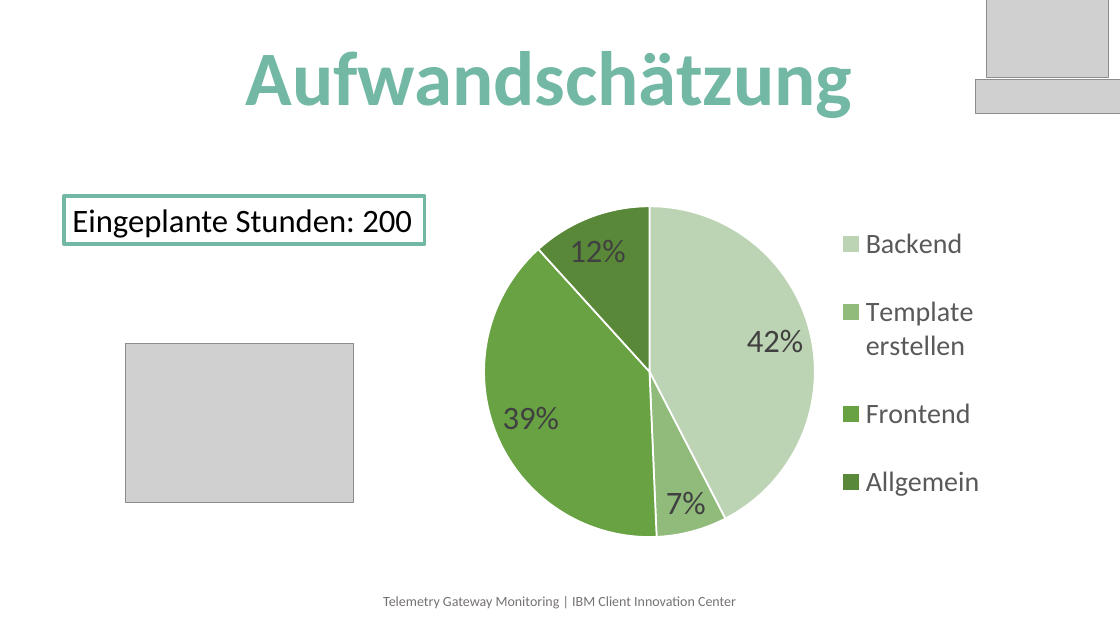
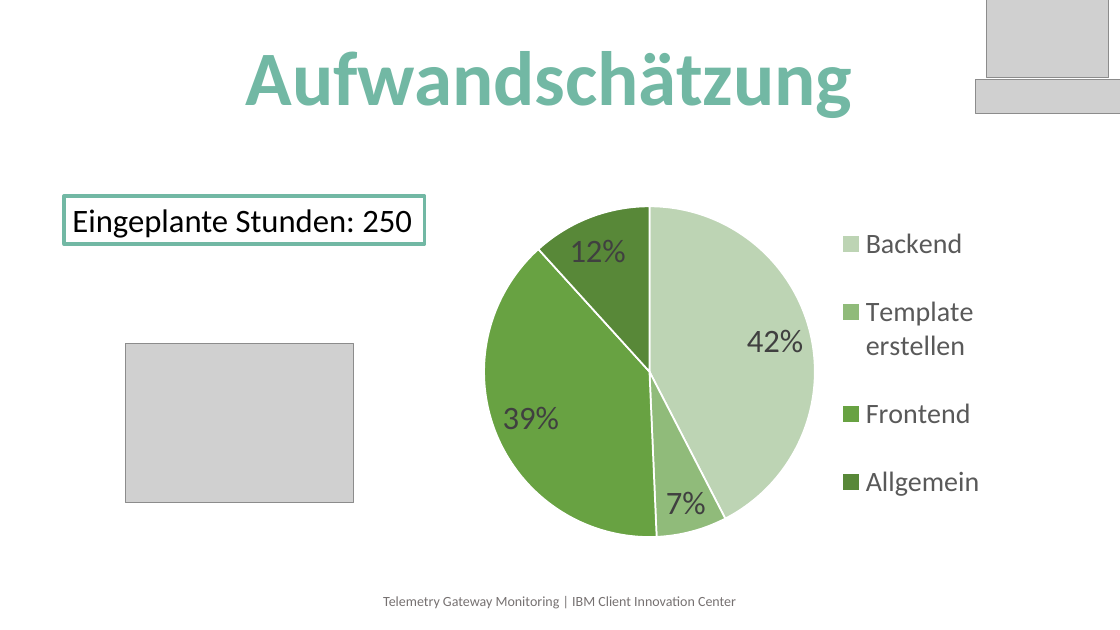
Before and after one commit to telemetry-gateway-monitoring/tgm-ibm, a slide deck: slide 11 of Telemetry Gateway Monitoring.pptx. Drawn at 1120x630 pixels with LibreOffice and Linux fonts; fonts in the diff are those of the drawing; grey boxes stand for pictures. Boxes give left, top, right and bottom in pixels: in the first picture for what was removed or moved away, otherwise in the second. Text is boxed around its words. In the diff, an @@ line names an element or a change of style, - is before the commit and + after.

```diff
--- a/Telemetry Gateway Monitoring.pptx
+++ b/Telemetry Gateway Monitoring.pptx
@@ text in rectangle at (72,209,412,238): text changed @@
-Eingeplante Stunden: 200
+Eingeplante Stunden: 250
```
Also in this commit, not shown: 1 other slide changed.
